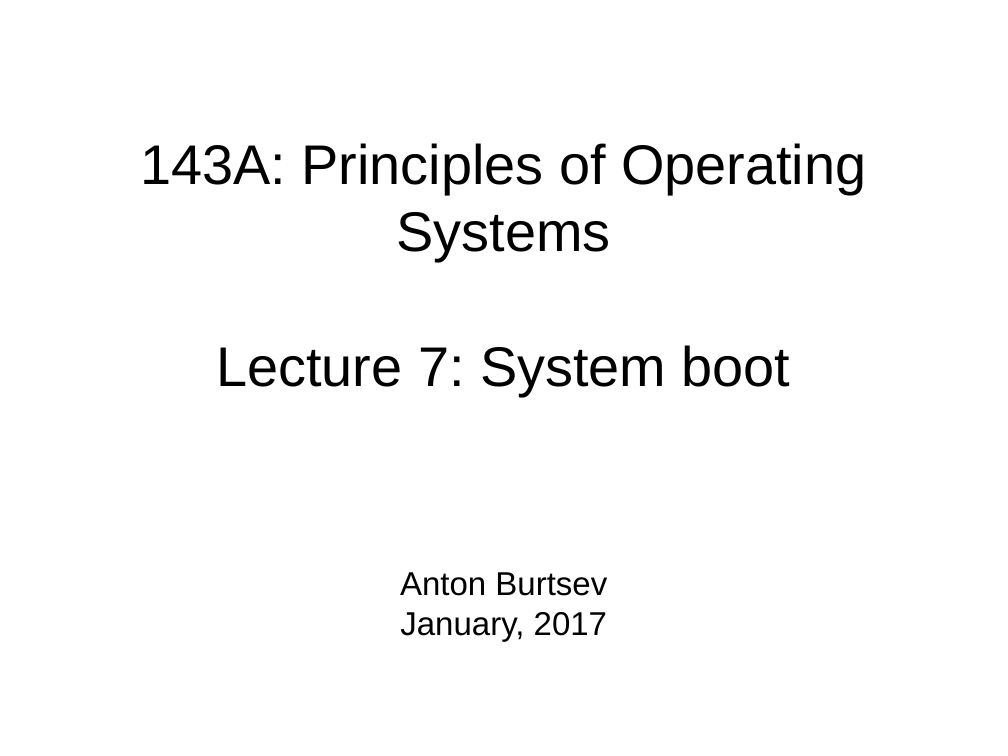
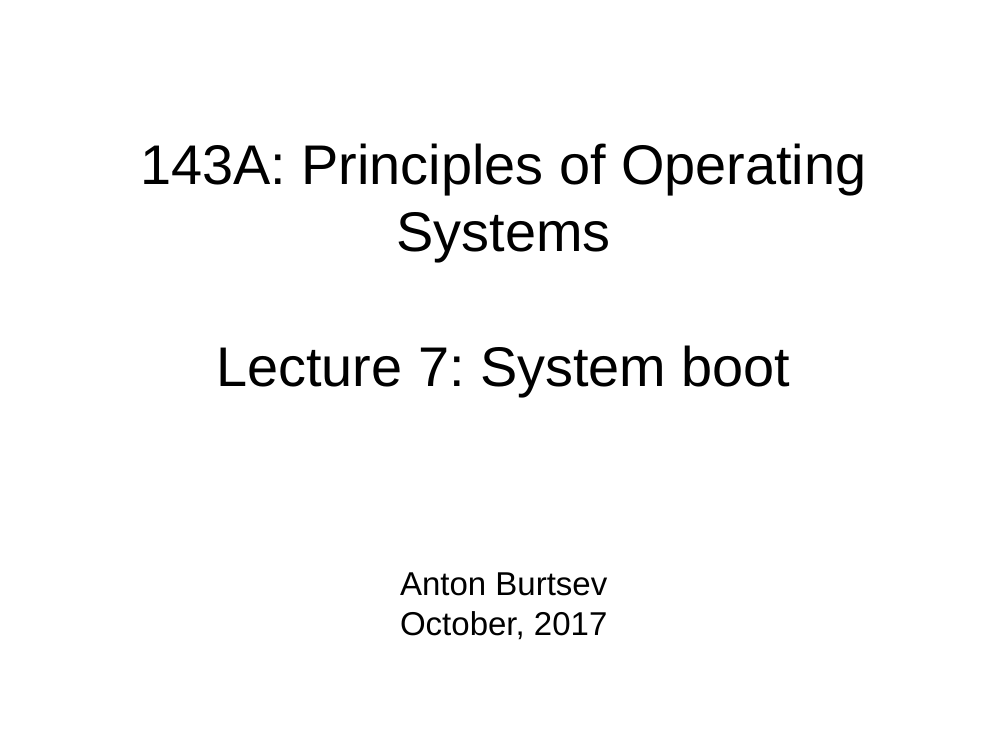
Before and after one commit to antonburtsev/cs5460, a slide deck: slide 1 of lecture07-system-boot/lecture07-system-boot.odp. Drawn at 1008x756 pixels with LibreOffice and Linux fonts; fonts in the diff are those of the drawing. Boxes give left, top, right and bottom in pixels: in the first picture for what was removed or moved away, otherwise in the second. Text is boxed around its words. In the diff, an @@ line names an element or a change of style, - is before the commit and + after.

Commit message:
Minor changes to Lecture 07 system boot

```diff
--- a/lecture07-system-boot/lecture07-system-boot.odp
+++ b/lecture07-system-boot/lecture07-system-boot.odp
@@ subtitle at box(400, 611, 607, 640): text changed @@
-January, 2017
+October, 2017
```
Also in this commit, not shown: 7 other slides changed, 9 slides added, 1 other file.
